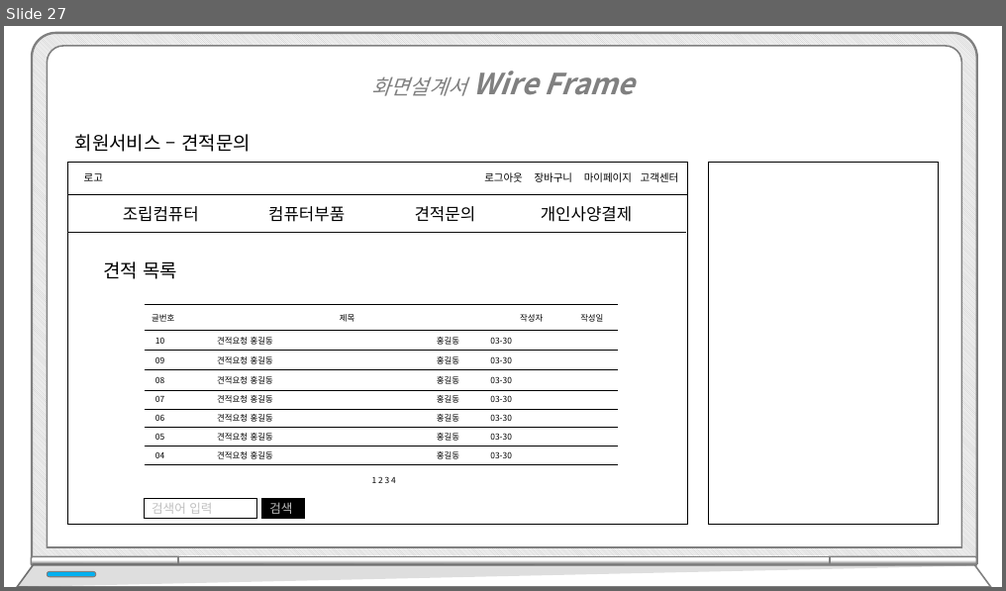
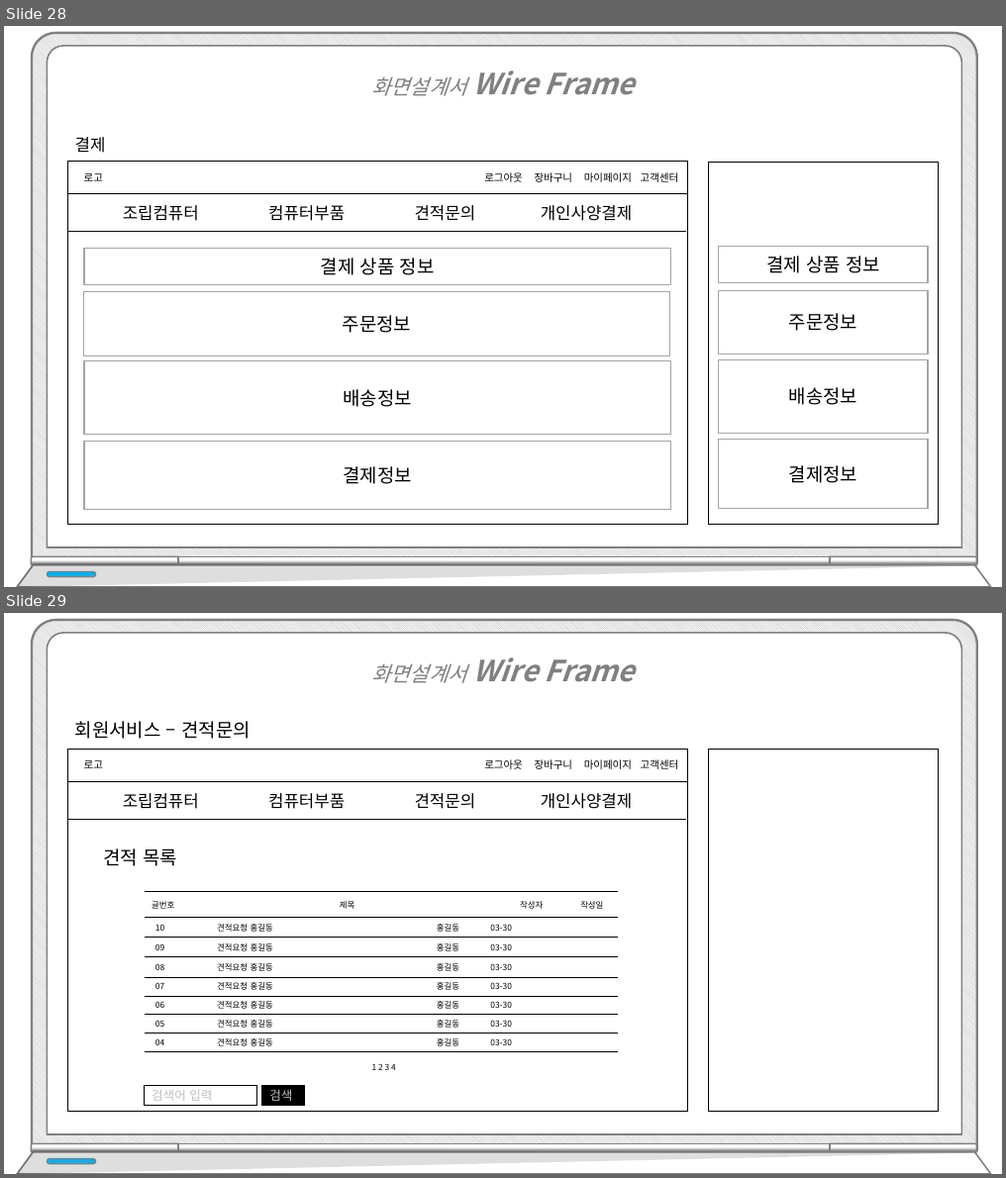
Before and after one commit to hhsw07/ezen-academy-projects, a slide deck: WebContent/발표/프로젝트5.pptx. Shown one above the other, each under a label of ours: slide 27 before the commit, slides 28 and 29 after it. The pictures are 1006x591 and 1006x1178 pixels, drawn with LibreOffice and Linux fonts; fonts in the diff are those of the drawing. Boxes give left, top, right and bottom in pixels: in the first picture for what was removed or moved away, otherwise in the second. Text is boxed around its words. In the diff, an @@ line names an element or a change of style, - is before the commit and + after.

```diff
--- a/WebContent/발표/프로젝트5.pptx
+++ b/WebContent/발표/프로젝트5.pptx
@@ slide 28 added at (4, 26, 1002, 587), background #FFFFFF @@
@@ text added at (371, 71, 635, 96), 28 pt, text #808080, bold, italic @@
+화면설계서 Wire Frame
@@ text added at (75, 137, 106, 153), 16 pt, text #000000 @@
+결제
@@ rectangle added at (67, 163, 687, 525), fill #FFFFFF, outline #000000 1 pt @@
@@ rectangle added at (67, 162, 687, 194), fill #FFFFFF, outline #000000 1 pt @@
@@ text added at (84, 174, 103, 181), 10 pt, text #000000 @@
+로고
@@ text added at (484, 173, 679, 182), 10 pt, text #000000 @@
+로그아웃 장바구니 마이페이지 고객센터
@@ rectangle added at (709, 163, 939, 525), fill #FFFFFF, outline #000000 1 pt @@
@@ line added from (67, 231) to (686, 231), #0D0D0D 0.5 pt @@
@@ text added at (123, 205, 632, 221), 16 pt, text #000000 @@
+조립컴퓨터 컴퓨터부품 견적문의 개인사양결제
@@ rectangle added at (84, 249, 671, 285), fill #FFFFFF, outline #A5A5A5 1 pt, 18 pt, text #000000 @@
+결제 상품 정보
@@ rectangle added at (719, 246, 928, 283), fill #FFFFFF, outline #A5A5A5 1 pt, 18 pt, text #000000 @@
+결제 상품 정보
@@ rectangle added at (83, 292, 670, 356), fill #FFFFFF, outline #A5A5A5 1 pt, 18 pt, text #000000 @@
+주문정보
@@ rectangle added at (719, 290, 928, 354), fill #FFFFFF, outline #A5A5A5 1 pt, 18 pt, text #000000 @@
+주문정보
@@ rectangle added at (84, 362, 671, 435), fill #FFFFFF, outline #A5A5A5 1 pt, 18 pt, text #000000 @@
+배송정보
@@ rectangle added at (719, 360, 928, 433), fill #FFFFFF, outline #A5A5A5 1 pt, 18 pt, text #000000 @@
+배송정보
@@ rectangle added at (719, 440, 928, 509), fill #FFFFFF, outline #A5A5A5 1 pt, 18 pt, text #000000 @@
+결제정보
@@ rectangle added at (84, 442, 671, 510), fill #FFFFFF, outline #A5A5A5 1 pt, 18 pt, text #000000 @@
+결제정보
@@ group added at (17, 33, 991, 587): 5 round same rects, 2 freeform shapes, 1 rounded rectangle @@
@@ what was slide 27 is now slide 29 @@
```
Also in this commit, not shown: 1 slide changed, 8 other slides added, 1 other file.
